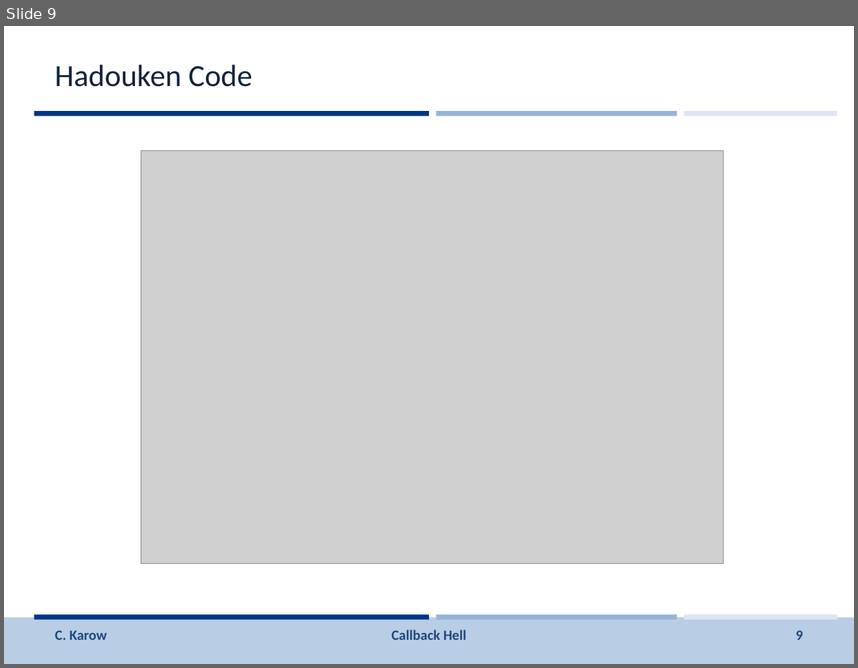
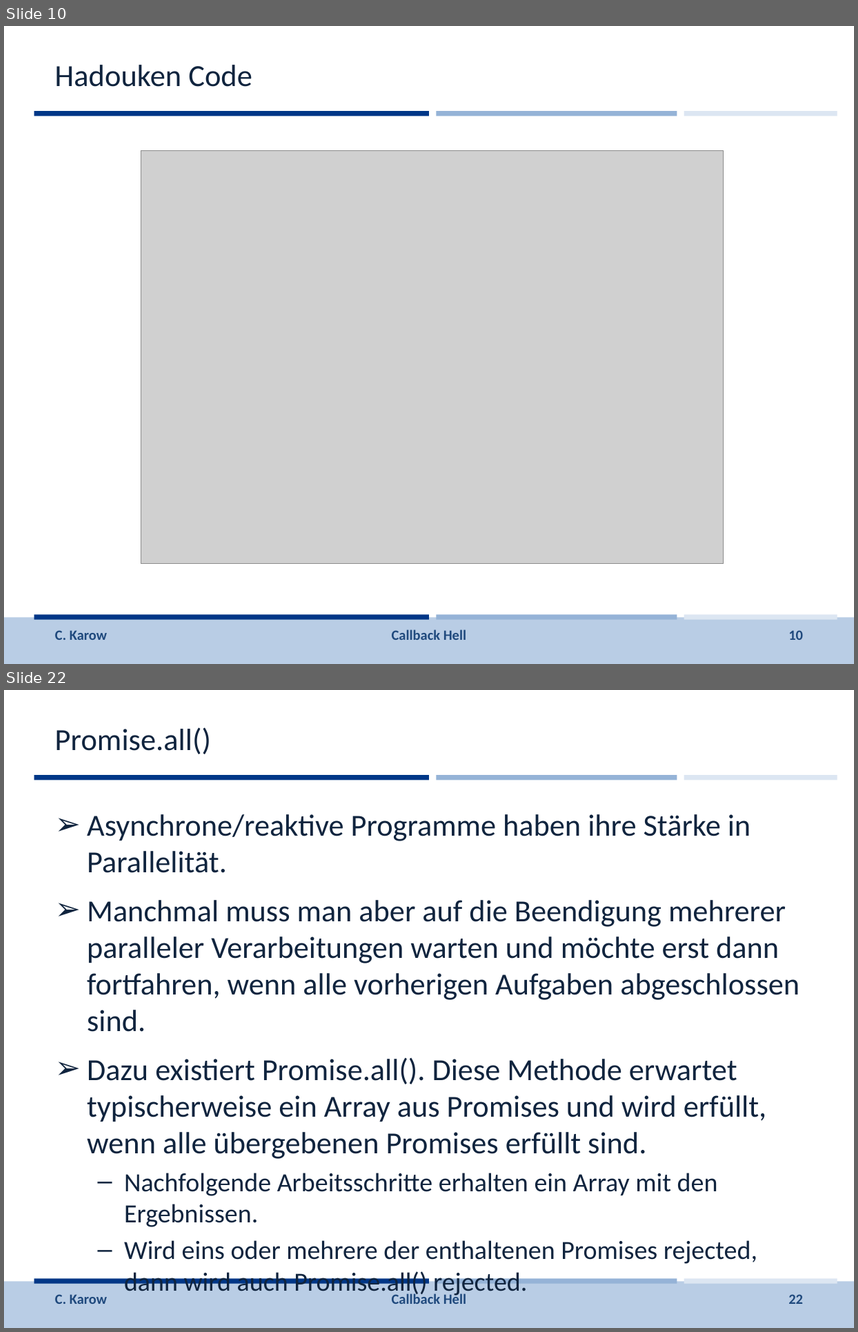
Before and after one commit to johbra/Reaktive-Programmierung, a slide deck: Vorlesung/Folien/CallbackHell.pptx. Shown one above the other, each under a label of ours: slide 9 before the commit, slides 10 and 22 after it; the slides between them are not shown. The pictures are 858x668 and 858x1332 pixels, drawn with LibreOffice and Linux fonts; fonts in the diff are those of the drawing; grey boxes stand for pictures; background and template pictures are left out. Boxes give left, top, right and bottom in pixels: in the first picture for what was removed or moved away, otherwise in the second. Text is boxed around its words. In the diff, an @@ line names an element or a change of style, - is before the commit and + after.

Commit message:
C. Folien, Aufgabe

```diff
--- a/Vorlesung/Folien/CallbackHell.pptx
+++ b/Vorlesung/Folien/CallbackHell.pptx
@@ slide 22 added at (4,690,854,1328), background #FFFFFF; not listed: 7 template elements that a slide beside it also shows @@
@@ title added at (55,727,211,754), 26 pt, text #0F243E @@
+Promise.all()
@@ text added at (87,814,800,1263), 25.9 pt, text #0F243E @@
+➢ Asynchrone/reaktive Programme haben ihre Stärke in Parallelität.
+➢ Manchmal muss man aber auf die Beendigung mehrerer paralleler Verarbeitungen warten und möchte erst dann fortfahren, wenn alle vorherigen Aufgaben abgeschlossen sind.
+➢ Dazu existiert Promise.all(). Diese Methode erwartet typischerweise ein Array aus Promises und wird erfüllt, wenn alle übergebenen Promises erfüllt sind.
+  – Nachfolgende Arbeitsschritte erhalten ein Array mit den Ergebnissen.
+  – Wird eins oder mehrere der enthaltenen Promises rejected, dann wird auch Promise.all() rejected.
@@ text added at (55,1294,107,1303), 12 pt, text #1F497D @@
+C. Karow
@@ text added at (392,1292,466,1303), 12 pt, text #1F497D @@
+Callback Hell
@@ page number added at (789,1294,803,1303), 12 pt, text #1F497D @@
+22
@@ what was slide 9 is now slide 10 @@
@@ page number at (789,630,803,639): text changed @@
-9
+10
```
Also in this commit, not shown: 7 slides changed, 10 other slides added, 3 other files.
